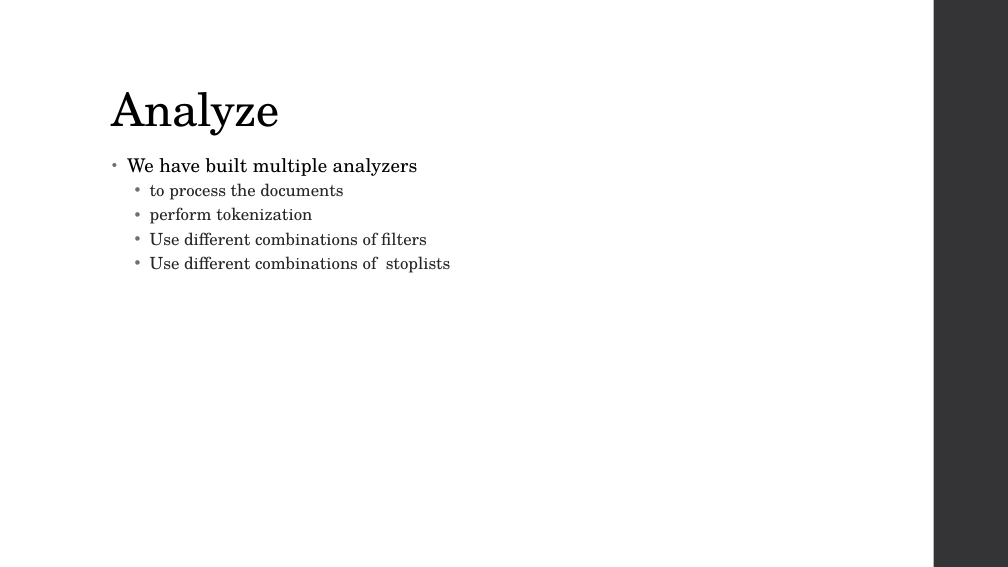
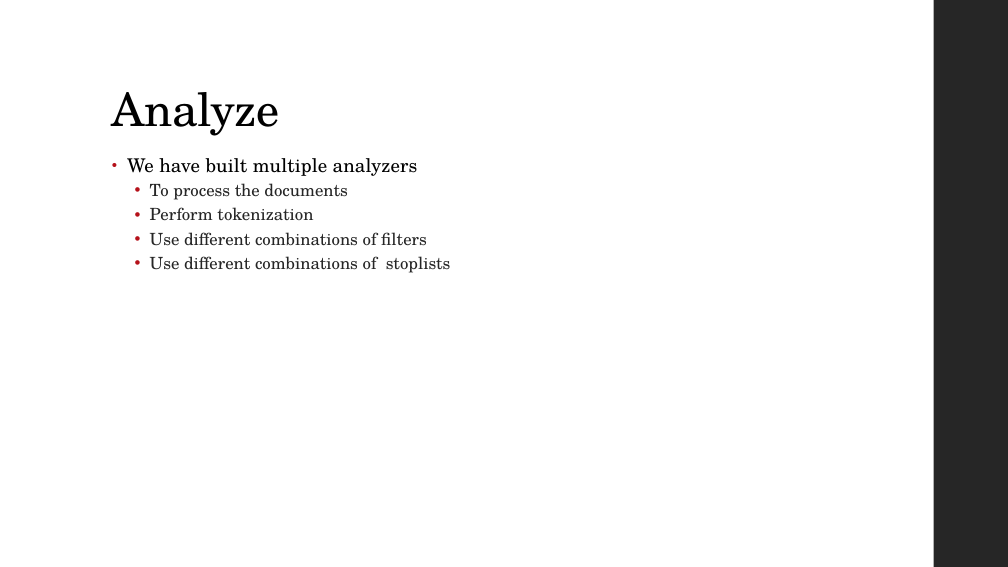
Before and after one commit to JackdiQuadri97/Project_Information_Retrieval, a slide deck: slide 9 of slides/Touche Task 2 Team Kueri.pptx. Drawn at 1008x567 pixels with LibreOffice and Linux fonts; fonts in the diff are those of the drawing. Boxes give left, top, right and bottom in pixels: in the first picture for what was removed or moved away, otherwise in the second. Text is boxed around its words. In the diff, an @@ line names an element or a change of style, - is before the commit and + after.

```diff
--- a/slides/Touche Task 2 Team Kueri.pptx
+++ b/slides/Touche Task 2 Team Kueri.pptx
@@ rectangle at (x1=934, y1=0, x2=1008, y2=567): fill #353537 to #262626 @@
@@ text at (x1=127, y1=158, x2=451, y2=273): bullet colour #6F6F74 to #B5111A @@
@@ text at (x1=150, y1=183, x2=347, y2=221): text changed @@
-  • to process the documents
-  • perform tokenization
+  • To process the documents
+  • Perform tokenization
```
Also in this commit, not shown: 20 other slides changed.
